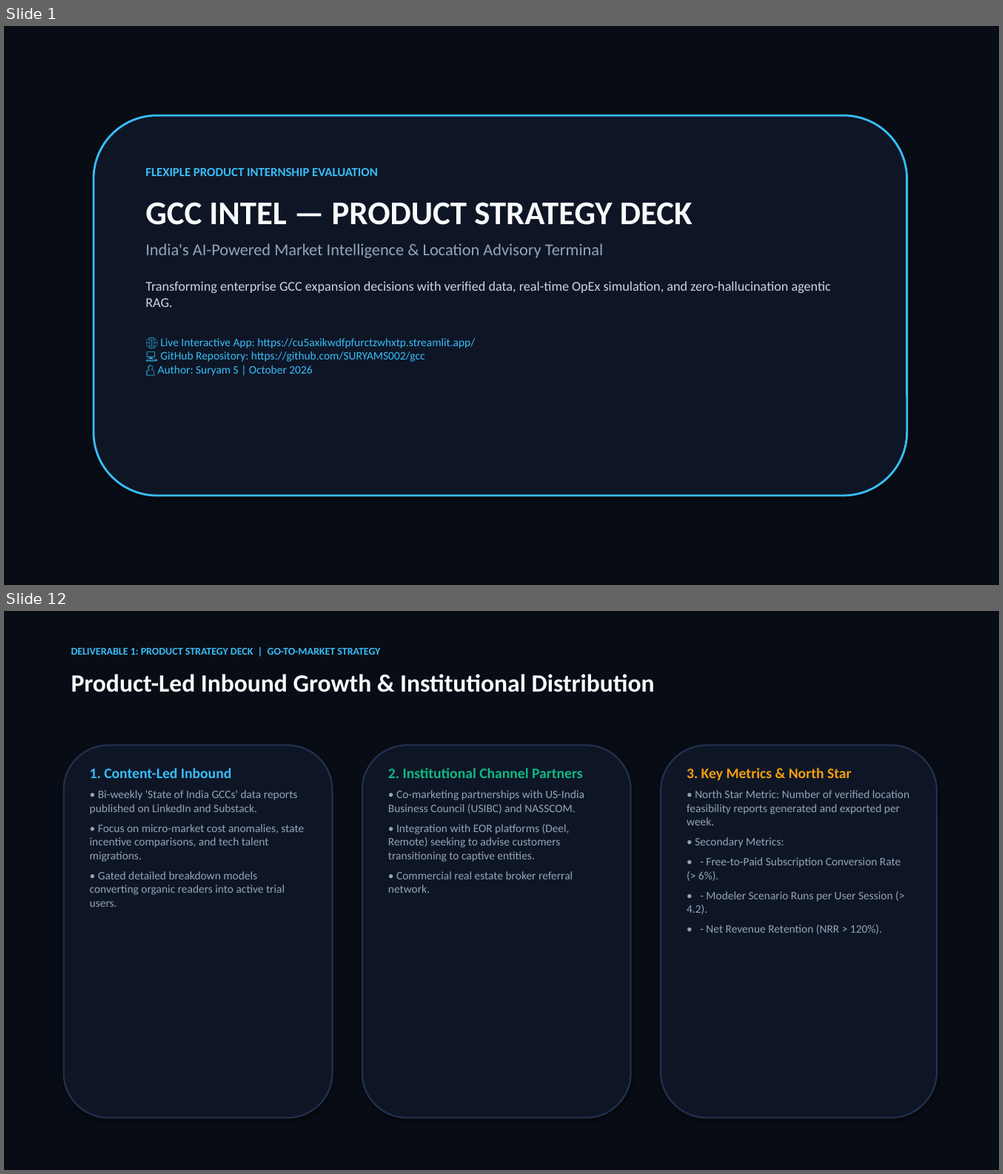
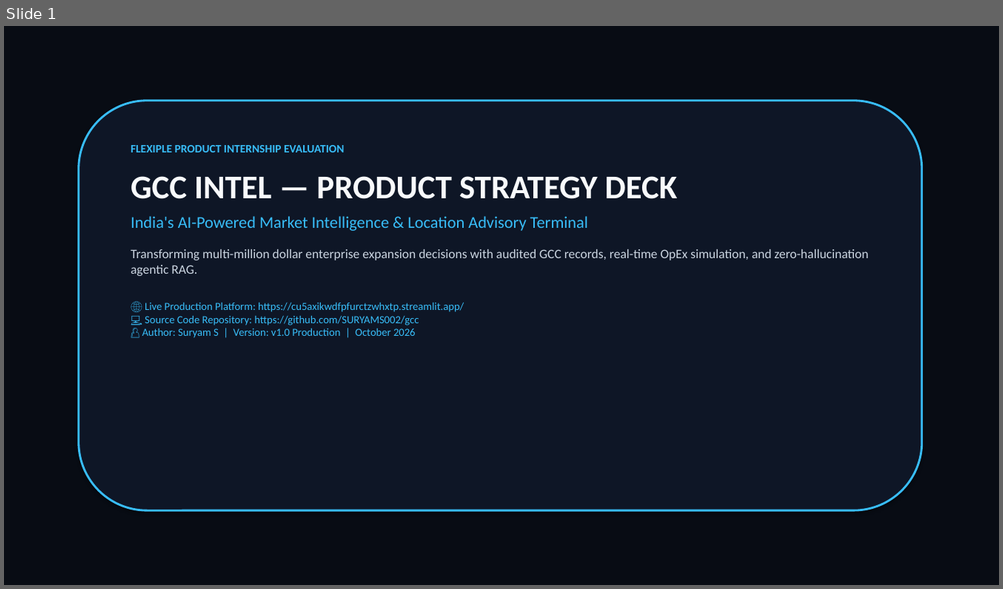
Before and after one commit to SURYAMS002/gcc, a slide deck: GCC_Intel_Product_Strategy_Deck.pptx. Shown one above the other, each under a label of ours: slides 1 and 12 before the commit, slide 1 after it; the slides between them are not shown. The pictures are 1003x1174 and 1003x589 pixels, drawn with LibreOffice and Linux fonts; fonts in the diff are those of the drawing. Boxes give left, top, right and bottom in pixels: in the first picture for what was removed or moved away, otherwise in the second. Text is boxed around its words. In the diff, an @@ line names an element or a change of style, - is before the commit and + after.

Commit message:
Elevate Product Strategy Deck to 15 executive slides: add system architecture, deep dives on all special features, and eliminate any external project mentions

```diff
--- a/GCC_Intel_Product_Strategy_Deck.pptx
+++ b/GCC_Intel_Product_Strategy_Deck.pptx
@@ slide 12 removed at [4, 611, 999, 1170], background #FFFFFF @@
@@ rectangle removed at [4, 611, 999, 1170] @@
@@ text removed at [71, 648, 380, 655] @@
-DELIVERABLE 1: PRODUCT STRATEGY DECK | GO-TO-MARKET STRATEGY
@@ text removed at [71, 674, 654, 692] @@
-Product-Led Inbound Growth & Institutional Distribution
@@ rounded rectangle removed at [64, 745, 333, 1119] @@
@@ rounded rectangle removed at [362, 745, 631, 1119] @@
@@ rounded rectangle removed at [660, 745, 936, 1119] @@
@@ text removed at [90, 768, 304, 907] @@
-1. Content-Led Inbound
-• Bi-weekly 'State of India GCCs' data reports published on LinkedIn and Substack.
-• Focus on micro-market cost anomalies, state incentive comparisons, and tech talent migrations.
-• Gated detailed breakdown models converting organic readers into active trial users.
@@ text removed at [388, 768, 584, 893] @@
-2. Institutional Channel Partners
-• Co-marketing partnerships with US-India Business Council (USIBC) and NASSCOM.
-• Integration with EOR platforms (Deel, Remote) seeking to advise customers transitioning to captive entities.
-• Commercial real estate broker referral network.
@@ text removed at [686, 768, 909, 934] @@
-3. Key Metrics & North Star
-• North Star Metric: Number of verified location feasibility reports generated and exported per week.
-• Secondary Metrics:
-• - Free-to-Paid Subscription Conversion Rate (> 6%).
-• - Modeler Scenario Runs per User Session (> 4.2).
-• - Net Revenue Retention (NRR > 120%).
@@ slide 1 changed as well @@
@@ rounded rectangle: place and size @@
-rounded rectangle at [94, 116, 907, 496]
+rounded rectangle at [79, 101, 922, 511]
@@ text "FLEXIPLE PRODUCT INTERNSHIP EVALUATION": place and size @@
-text "FLEXIPLE PRODUCT INTERNSHIP EVALUATION" at [145, 168, 831, 376]
+text "FLEXIPLE PRODUCT INTERNSHIP EVALUATION" at [131, 145, 868, 338]
@@ text at [131, 145, 677, 231]: size 12 to 11 pt in "FLEXIPLE PRODUCT INTERNSHIP EVALUATION"; text colour #94A3B8 to #38BDF8 in "India's AI-Powered Market Intelligence & Location Advisory ..."; less space between paragraphs @@
@@ text at [131, 249, 868, 338]: text changed; size 11 to 10.5 pt @@
-Transforming enterprise GCC expansion decisions with verified data, real-time OpEx simulation, and zero-hallucination agentic RAG.
-🌐 Live Interactive App: https://cu5axikwdfpfurctzwhxtp.streamlit.app/
-💻 GitHub Repository: https://github.com/SURYAMS002/gcc
-👤 Author: Suryam S | October 2026
+Transforming multi-million dollar enterprise expansion decisions with audited GCC records, real-time OpEx simulation, and zero-hallucination agentic RAG.
+🌐 Live Production Platform: https://cu5axikwdfpfurctzwhxtp.streamlit.app/
+💻 Source Code Repository: https://github.com/SURYAMS002/gcc
+👤 Author: Suryam S | Version: v1.0 Production | October 2026
```
Also in this commit, not shown: 10 other slides changed, 4 slides added, 1 other slide removed, 2 other files.
